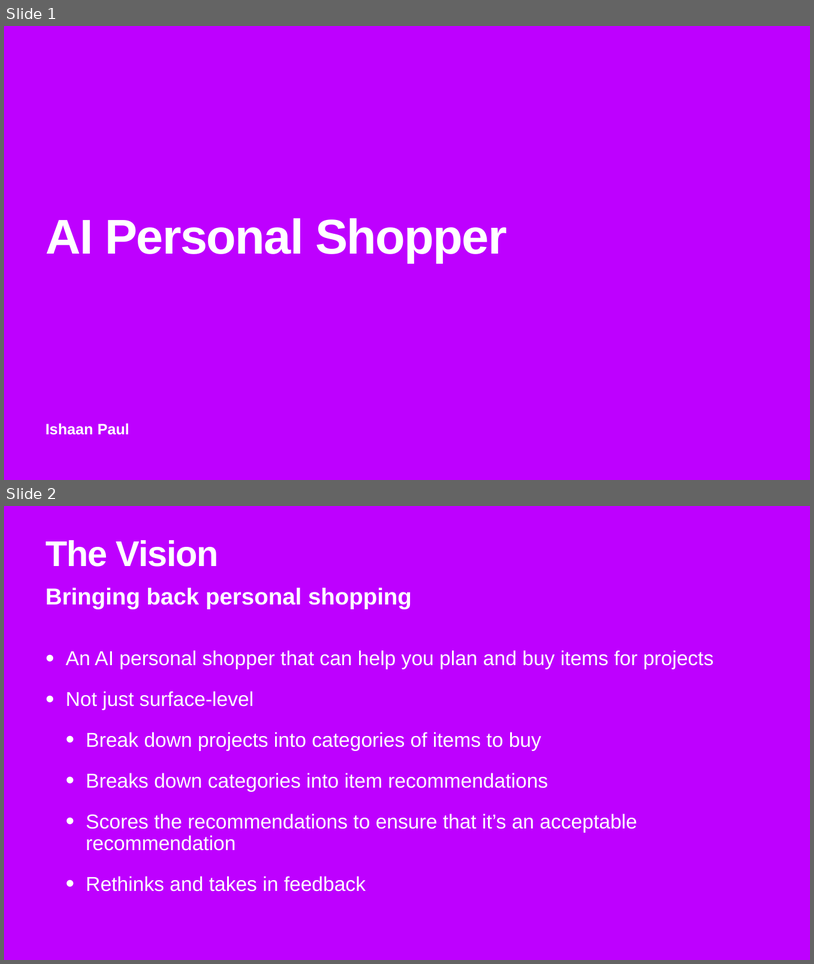
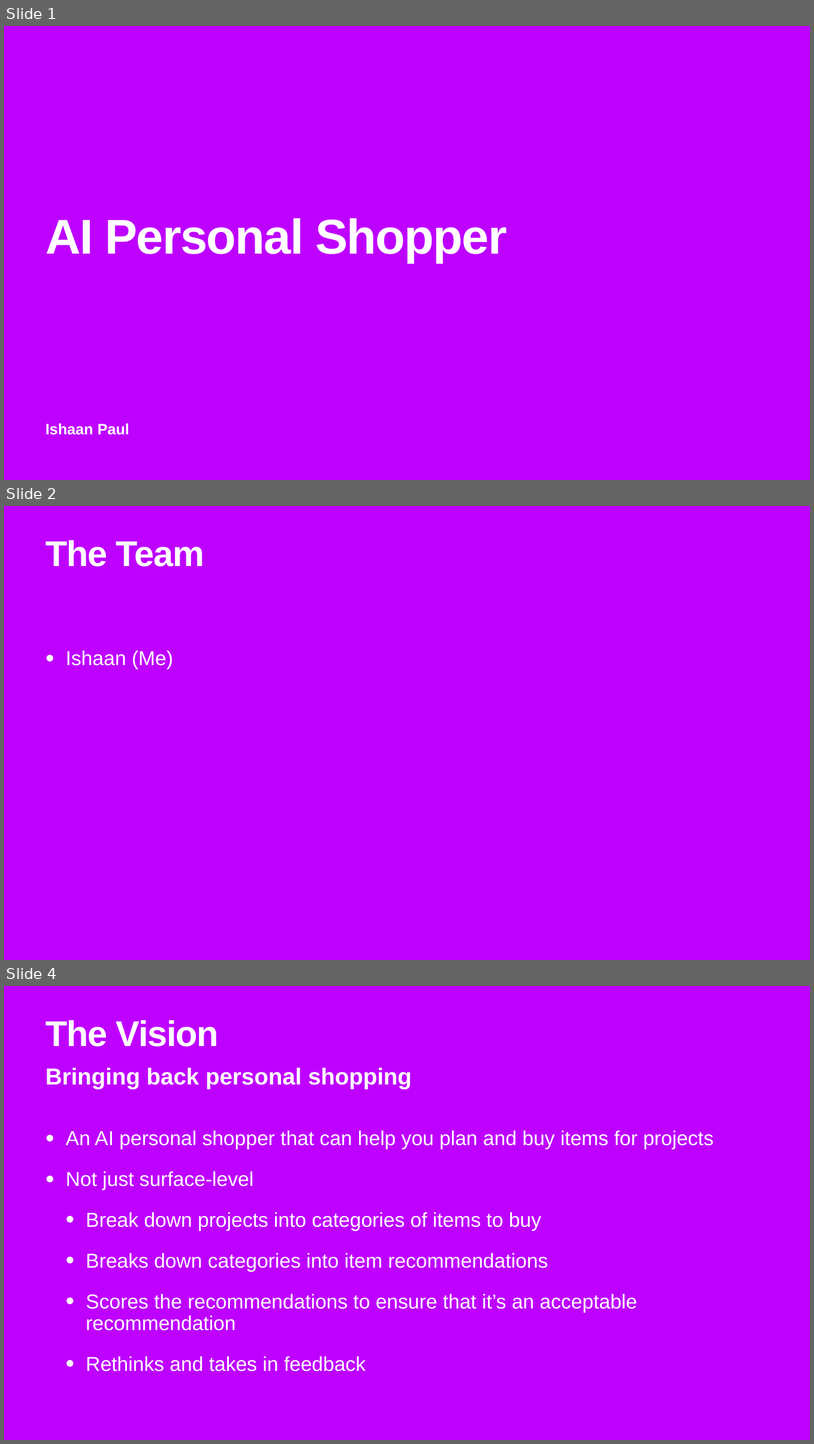
Before and after one commit to ishaanpaul98/Open-Source-AI-Hackathon, a slide deck: AI Hackathon Presentation.pptx. Shown one above the other, each under a label of ours: slides 1 and 2 before the commit, slides 1, 2 and 4 after it; the slides between them are not shown. The pictures are 814x964 and 814x1444 pixels, drawn with LibreOffice and Linux fonts; fonts in the diff are those of the drawing; background and template pictures are left out. Boxes give left, top, right and bottom in pixels: in the first picture for what was removed or moved away, otherwise in the second. Text is boxed around its words. In the diff, an @@ line names an element or a change of style, - is before the commit and + after.

```diff
--- a/AI Hackathon Presentation.pptx
+++ b/AI Hackathon Presentation.pptx
@@ slide 2 added at [4,506,810,960], background picture (left out) @@
@@ title added at [45,540,204,567], 85 pt, text #FFFFFF, bold @@
+The Team
@@ text added at [66,650,173,669], 48 pt, text #FFFFFF @@
+• Ishaan (Me)
@@ what was slide 2 is now slide 4 @@
```
Also in this commit, not shown: 1 other slide added, 1 other file.
